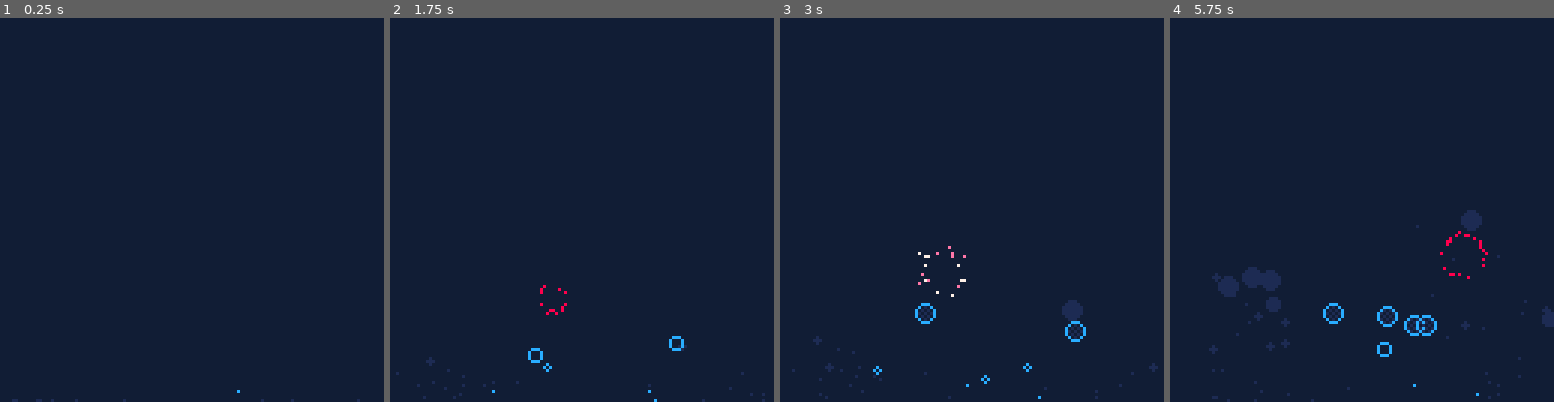
Above: before the commit, frames 1-4 (left to right).
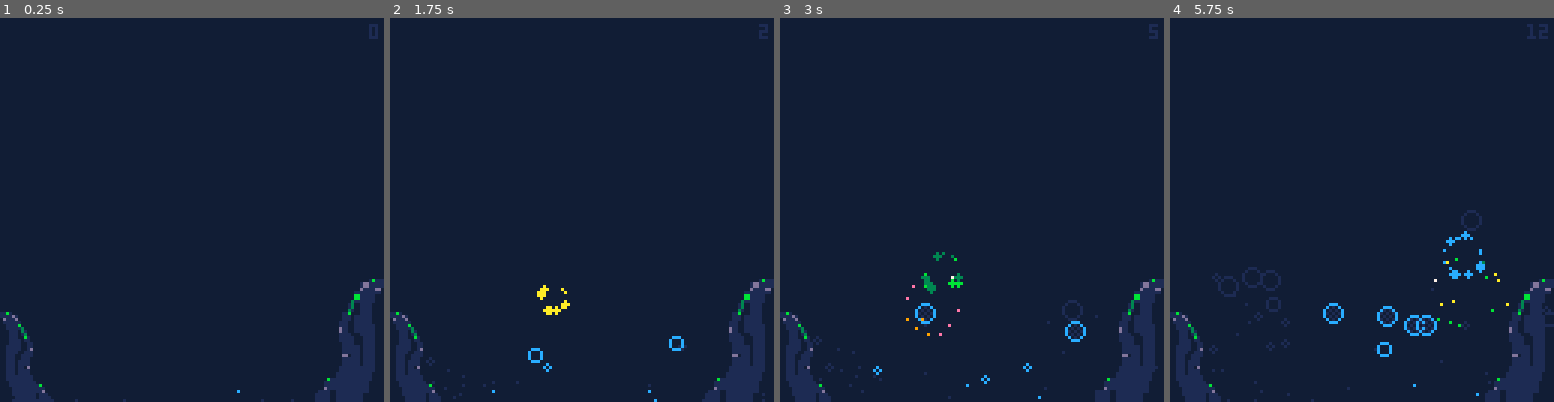
Above: after the commit, the same moments.

Repository: beardedsakimonkey/bubble_pop.p8
Game: PICO-8 cartridge bubble_pop.p8
The game is run twice, just before and just after one commit, with the same random seed, the same clock (stepped at 60 frames per second) and the same inputs.
Inputs:
- Up to frame 1 (0.25 s): no input
- Up to frame 2 (1.75 s): tap O (Z key) at 0.7, 1.7 s
- Up to frame 3 (3 s): tap O (Z key) at 2.1, 2.5, 2.9 s
- Up to frame 4 (5.75 s): tap O (Z key) every 0.4 s from 3.3 to 5.7 s

The runs differ from the first frame. In frame 1, 3.9% of the frame differs, in the area x 0-100%, y 1-100%; in frame 2, 4.1%; in frame 3, 4.4%; in frame 4, 5.0%.

Commit message:
particles

Diff:
--- a/bubble_pop.lua
+++ b/bubble_pop.lua
@@ -1,47 +1,25 @@
--- TODO:
--- - big particles
--- - unique particle color per bubble
--- - slow start bubble spawning
--- - white bubble outline on pop
-
-Black      = 0
-DarkBlue   = 1
-DarkPurple = 2
-DarkGreen  = 3
-Brown      = 4
-DarkGray   = 5
-LightGray  = 6
-White      = 7
-Red        = 8
-Orange     = 9
-Yellow     = 10
-Green      = 11
-Blue       = 12
-Indigo     = 13
-Pink       = 14
-Peach      = 15
+Black,DarkBlue,DarkPurple,DarkGreen,Brown,DarkGray,LightGray,White,Red,Orange,
+Yellow,Green,Blue,Indigo,Pink,Peach = 0,1,2,3,4,5,6,7,8,9,10,11,12,13,14,15
 
 bbls={}
 prts={}
+prt_themes = {}
 f=0
-
-max_fake=44
-min_top=0
-prt_colors = {White,Red,White,Pink,White,Orange,White,Yellow,White,
-              Green,White,Blue,Blue,Indigo,DarkBlue,DarkBlue}
+popped=0
 
 function dbg(msg)
 	add(dbg_msgs, msg)
 end
 
 function _init()
-	poke(0X5f5d, 3) -- key repeat delay
+	poke(0X5f5d, 8) -- key repeat delay
 	poke(0x5f2e, 1) -- hidden palette
+	init_particle_themes()
 end
 
 function calc_top(bbl)
 	return not bbl.fake and 0 or
-	       min_top + flr(bbl.x<64 and bbl.x*2 or 128-((bbl.x-64)*2))
+	       flr(bbl.x<64 and bbl.x*2 or 128-((bbl.x-64)*2))
 end
 
 function gen_fake_x()
@@ -65,7 +43,7 @@
 
 function spawn_bubbles()
 	local num_fake, num_real = count_bubbles()
-	while num_fake<max_fake do
+	while num_fake<44 do
 		num_fake += 1
 		local bbl= {
 			x=gen_fake_x(), y=130,
@@ -114,21 +92,77 @@
 	end
 end
 
+function draw_fake_bubble(bbl)
+	circ(bbl.x, bbl.y, bbl.r, bbl.c)
+end
+
+function draw_real_bubble(bbl)
+	if bbl.r>2 then -- avoid flicker
+		fillp(▒)
+		circfill(bbl.x, bbl.y, bbl.r, DarkBlue)
+		fillp(0)
+	end
+	circ(bbl.x, bbl.y, bbl.r, bbl.c)
+	-- sparkle
+	if not bbl.fake and bbl.r>3 then
+		local r = mid(bbl.r\6, 0, 1)
+		circ(flr(bbl.x)+bbl.r/2,
+		     ceil(bbl.y)-bbl.r/2,
+		     r, LightGray)
+	end
+end
+
+function draw_bubbles()
+	foreach(bbls, function(bbl)
+		if bbl.fake then
+			draw_fake_bubble(bbl)
+		else
+			draw_real_bubble(bbl)
+		end
+	end)
+end
+
 -- particles -------------------------------------------------------------------
 
+function init_particle_themes()
+	local base_themes = {
+		{Red,Pink,Orange},
+		{Yellow,Green,DarkGreen},
+		{Blue,Indigo,Peach},
+	}
+	for base_theme in all(base_themes) do
+		local theme = {}
+		for _=1,3 do
+			for i,c in ipairs(base_theme) do
+				add(theme, c)
+				if i%3==0 then
+					add(theme, White)
+				end
+			end
+		end
+		for _=1,5 do
+			add(theme, DarkBlue)
+		end
+		add(prt_themes, theme)
+	end
+end
+
 function spawn_particles(bbl)
-	for _=1, bbl.r*4 do
+	local theme = prt_themes[popped % #prt_themes + 1]
+	for _=1, max(5, bbl.r*3) do
 		local v = rnd()
 		local xoff = cos(v)*bbl.r
 		local yoff = sin(v)*bbl.r
 		add(prts, {
 			x=bbl.x+xoff,
 			y=bbl.y+yoff,
-			dx=(xoff>0 and 1 or -1) * rnd(bbl.r/4),
-			dy=(yoff>0 and 1 or -1) * rnd(bbl.r/4),
+			dx=rnd(bbl.r/8) * (xoff>0 and 1 or -1),
+			dy=rnd(bbl.r/8) * (yoff>0 and 1 or -1),
+			r=rnd(2)\1,
 			c=nil,
+			theme=theme,
 			t=0,
-			max_a=10+rnd(4),
+			max_t=20+rnd(10)\1,
 		})
 	end
 end
@@ -137,11 +171,21 @@
 	for prt in all(prts) do
 		prt.x += prt.dx
 		prt.y += prt.dy
+		prt.y += 1/8
 		prt.t += 1
-		prt.c = prt_colors[flr(prt.t/prt.max_a * #prt_colors)+1]
-		if prt.t >= prt.max_a then
+		prt.c = prt.theme[flr(prt.t/prt.max_t * #prt.theme)+1]
+		if prt.r==1 and (prt.t/prt.max_t)>0.4 then
+			prt.r = 0
+		end
+		if prt.t >= prt.max_t then
 			del(prts, prt)
 		end
+	end
+end
+
+function draw_particles()
+	for prt in all(prts) do
+		circfill(prt.x, prt.y, prt.r, prt.c)
 	end
 end
 
@@ -163,6 +207,7 @@
 	if bbl then
 		spawn_particles(bbl)
 		del(bbls, bbl)
+		popped += 1
 	end
 end
 
@@ -177,40 +222,10 @@
 	f+=1
 end
 
-function draw_fake_bubble(bbl)
-	circfill(bbl.x, bbl.y, bbl.r, bbl.c)
-end
-
-function draw_real_bubble(bbl)
-	if bbl.r>2 then -- avoid flicker
-		fillp(▒)
-		circfill(bbl.x, bbl.y, bbl.r, DarkBlue)
-		fillp(0)
-	end
-	circ(bbl.x, bbl.y, bbl.r, bbl.c)
-	-- sparkle
-	if not bbl.fake and bbl.r>3 then
-		local r = mid(bbl.r\6, 0, 1)
-		circ(flr(bbl.x)+bbl.r/2,
-		ceil(bbl.y)-bbl.r/2,
-		r, LightGray)
-	end
-end
-
-function draw_bubbles()
-	foreach(bbls, function(bbl)
-		if bbl.fake then
-			draw_fake_bubble(bbl)
-		else
-			draw_real_bubble(bbl)
-		end
-	end)
-end
-
-function draw_particles()
-	for prt in all(prts) do
-		pset(prt.x, prt.y, prt.c)
-	end
+function draw_plants()
+	local w, h, scale = 25, 30, 1.4
+	sspr(8, 0, w, h, 94, 128-flr(h*scale), w*scale, h*scale, true)
+	sspr(8, 0, w, h, 0, 128-h, w, h)
 end
 
 function _draw()
@@ -218,5 +233,7 @@
 	cls(Brown)
 	draw_bubbles()
 	draw_particles()
+	draw_plants()
+	print(popped, 127-(#tostring(popped)*4), 2, DarkBlue)
 	cursor(0, 0, 9); for msg in all(dbg_msgs) do print(msg) end
 end
Not shown, changed: 33 lines of the sprite sheet (__gfx__) section of bubble_pop.p8
